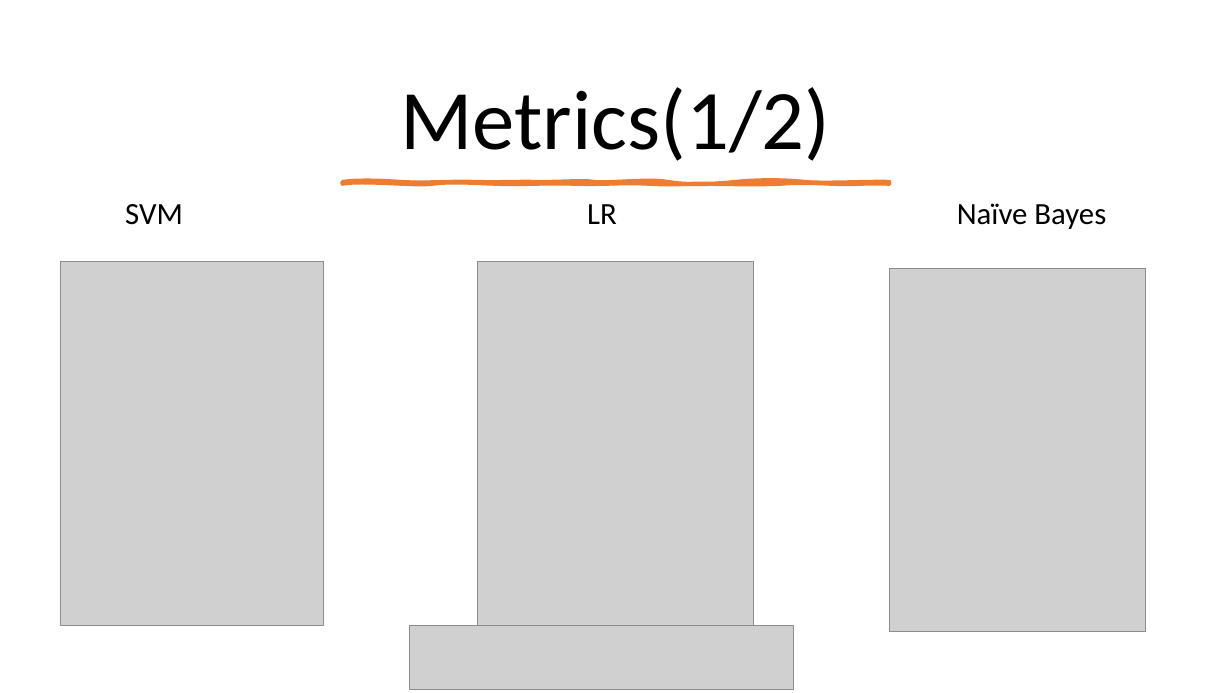
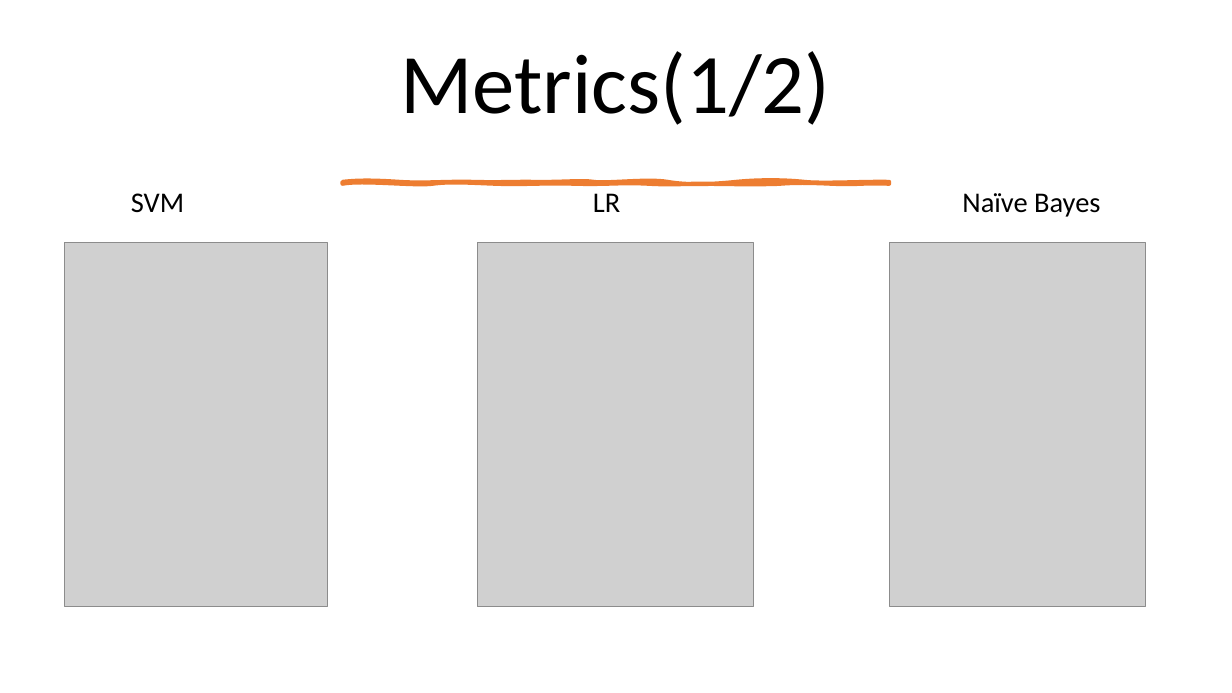
Before and after one commit to icsd13152/Sentiment_Analysis_Covid19, a slide deck: slide 7 of Docs/Presentation.pptx. Drawn at 1232x693 pixels with LibreOffice and Linux fonts; fonts in the diff are those of the drawing; grey boxes stand for pictures. Boxes give left, top, right and bottom in pixels: in the first picture for what was removed or moved away, otherwise in the second. Text is boxed around its words. In the diff, an @@ line names an element or a change of style, - is before the commit and + after.

```diff
--- a/Docs/Presentation.pptx
+++ b/Docs/Presentation.pptx
@@ title "Metrics(1/2)": place and size @@
-title "Metrics(1/2)" at [401,87,831,161]
+title "Metrics(1/2)" at [401,51,831,125]
@@ text "SVM LR Naïve Bayes" at [131,193,1100,217]: size 24 to 22.2 pt; line spacing 0.9 to 0.7 @@
@@ picture: place and size @@
-picture at [60,262,323,626]
+picture at [65,243,327,607]
@@ picture: place and size @@
-picture at [478,262,754,626]
+picture at [478,243,754,607]
@@ picture: place and size @@
-picture at [889,268,1146,632]
+picture at [889,243,1146,607]
@@ picture removed at [409,626,794,690] @@
```
Also in this commit, not shown: 1 other slide changed, 3 other files.
